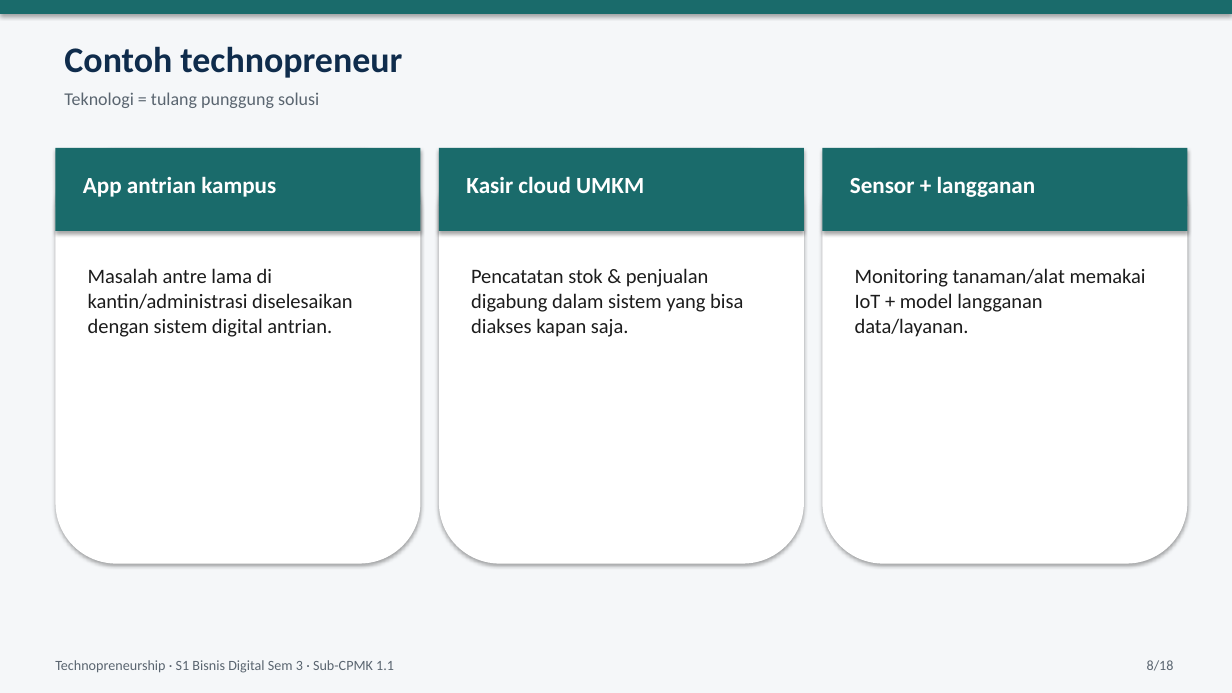
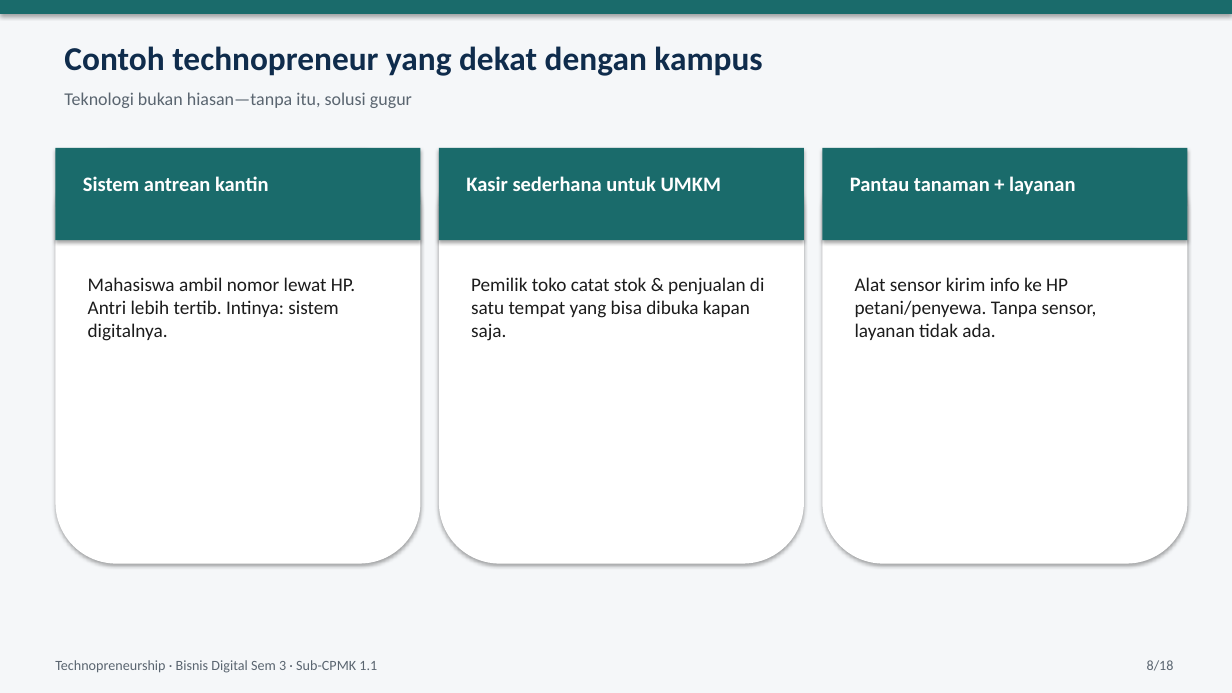
Before and after one commit to yusepa165-hue/Latihan-1, a slide deck: slide 8 of materi-technopreneurship/ppt/PPT01_SubCPMK_1_1_Entrepreneur_Technopreneur_Bisnis_Digital.pptx. Drawn at 1232x693 pixels with LibreOffice and Linux fonts; fonts in the diff are those of the drawing. Boxes give left, top, right and bottom in pixels: in the first picture for what was removed or moved away, otherwise in the second. Text is boxed around its words. In the diff, an @@ line names an element or a change of style, - is before the commit and + after.

```diff
--- a/materi-technopreneurship/ppt/PPT01_SubCPMK_1_1_Entrepreneur_Technopreneur_Bisnis_Digital.pptx
+++ b/materi-technopreneurship/ppt/PPT01_SubCPMK_1_1_Entrepreneur_Technopreneur_Bisnis_Digital.pptx
@@ text at [64,46,762,76]: text changed; size 28 to 26 pt @@
-Contoh technopreneur
+Contoh technopreneur yang dekat dengan kampus
@@ text at [64,92,412,108]: text changed @@
-Teknologi = tulang punggung solusi
+Teknologi bukan hiasan—tanpa itu, solusi gugur
@@ rectangle: place and size @@
-rectangle at [55,148,421,231]
+rectangle at [55,148,421,240]
@@ rectangle: place and size @@
-rectangle at [439,148,804,231]
+rectangle at [439,148,804,240]
@@ rectangle: place and size @@
-rectangle at [823,148,1188,231]
+rectangle at [823,148,1188,240]
@@ text at [83,176,268,191]: text changed; size 18 to 16 pt @@
-App antrian kampus
+Sistem antrean kantin
@@ text at [466,176,721,191]: text changed; size 18 to 16 pt @@
-Kasir cloud UMKM
+Kasir sederhana untuk UMKM
@@ text at [850,176,1075,195]: text changed; size 18 to 16 pt @@
-Sensor + langganan
+Pantau tanaman + layanan
@@ text at [88,277,355,341]: text changed; size 16 to 15 pt @@
-Masalah antre lama di kantin/administrasi diselesaikan dengan sistem digital antrian.
+Mahasiswa ambil nomor lewat HP. Antri lebih tertib. Intinya: sistem digitalnya.
@@ text at [471,277,765,341]: text changed; size 16 to 15 pt @@
-Pencatatan stok & penjualan digabung dalam sistem yang bisa diakses kapan saja.
+Pemilik toko catat stok & penjualan di satu tempat yang bisa dibuka kapan saja.
@@ text at [855,277,1097,340]: text changed; size 16 to 15 pt @@
-Monitoring tanaman/alat memakai IoT + model langganan data/layanan.
+Alat sensor kirim info ke HP petani/penyewa. Tanpa sensor, layanan tidak ada.
@@ text at [55,660,377,673]: text changed @@
-Technopreneurship · S1 Bisnis Digital Sem 3 · Sub-CPMK 1.1
+Technopreneurship · Bisnis Digital Sem 3 · Sub-CPMK 1.1
```
Also in this commit, not shown: 15 other slides changed, 2 slides added, 2 slides removed, 1 other file.
